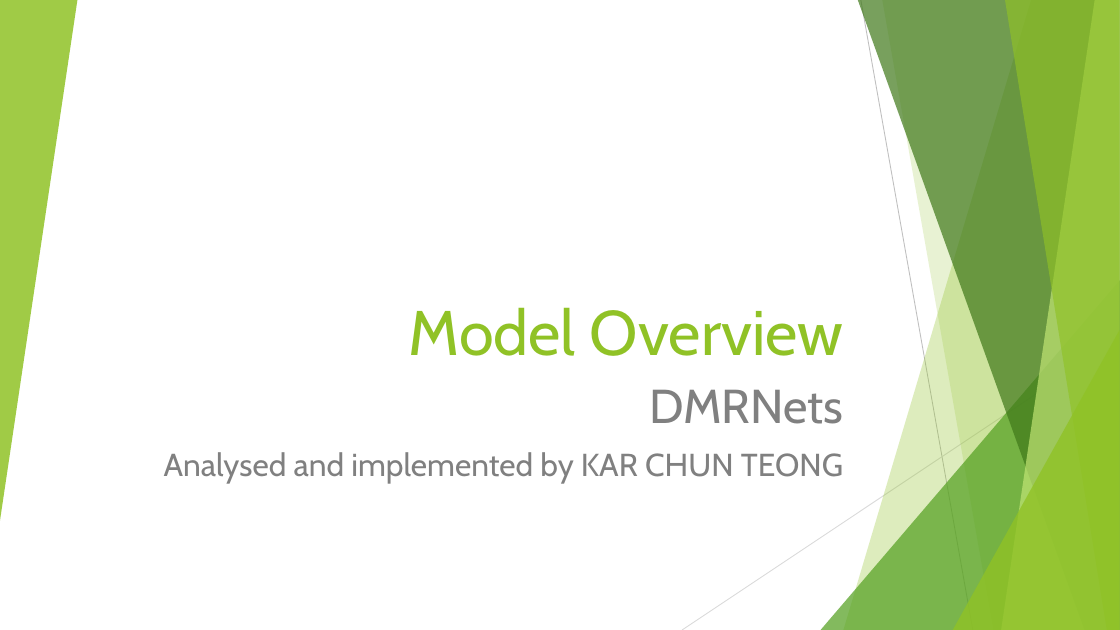
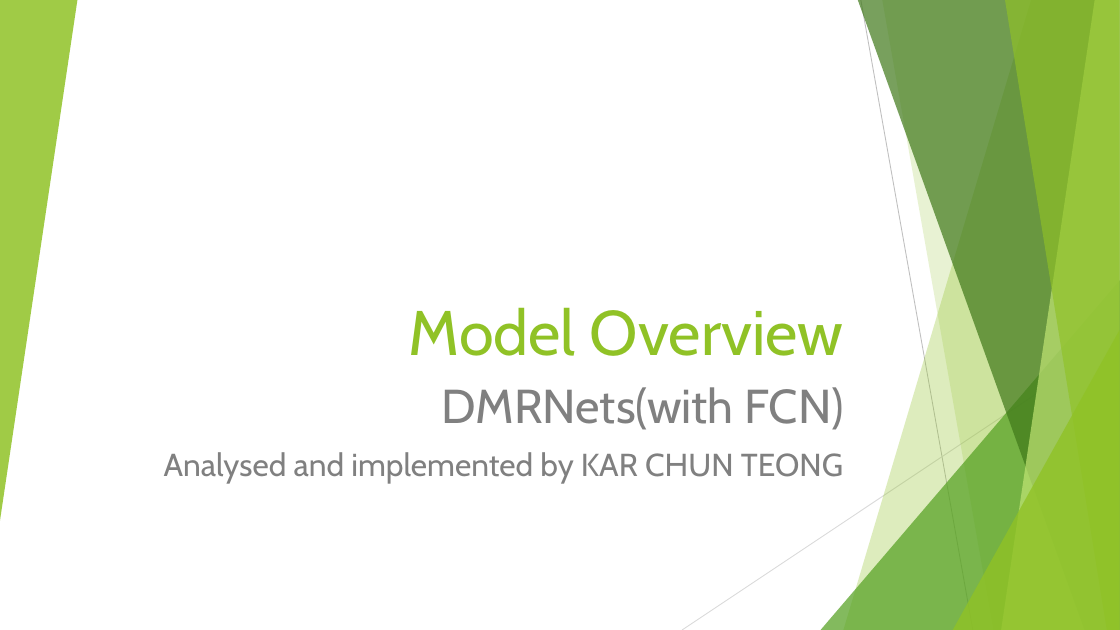
Before and after one commit to VongolaTeong/Multi-label-Classification-on-YouTube-8M, a slide deck: slide 3 of Pre.pptx. Drawn at 1120x630 pixels with LibreOffice and Linux fonts; fonts in the diff are those of the drawing. Boxes give left, top, right and bottom in pixels: in the first picture for what was removed or moved away, otherwise in the second. Text is boxed around its words. In the diff, an @@ line names an element or a change of style, - is before the commit and + after.

```diff
--- a/Pre.pptx
+++ b/Pre.pptx
@@ subtitle at bbox=[441, 387, 843, 430]: text changed @@
-DMRNets
+DMRNets(with FCN)
```
Also in this commit, not shown: 4 other slides changed, 1 slide added, 3 slides removed, 4 other files.
